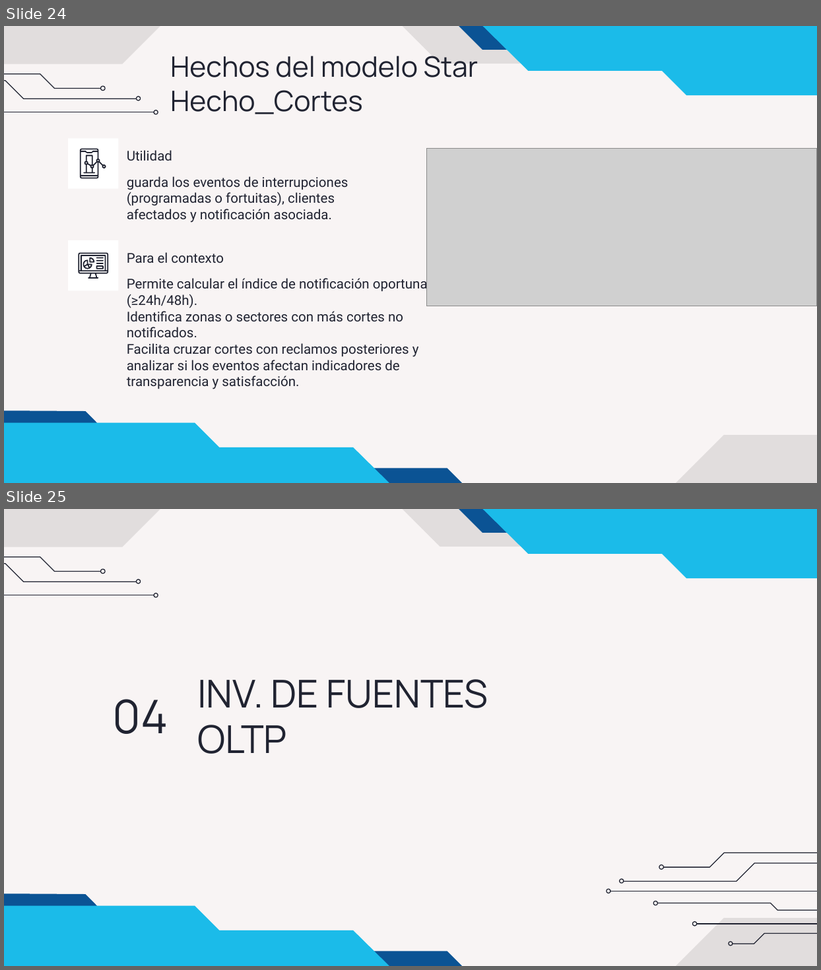
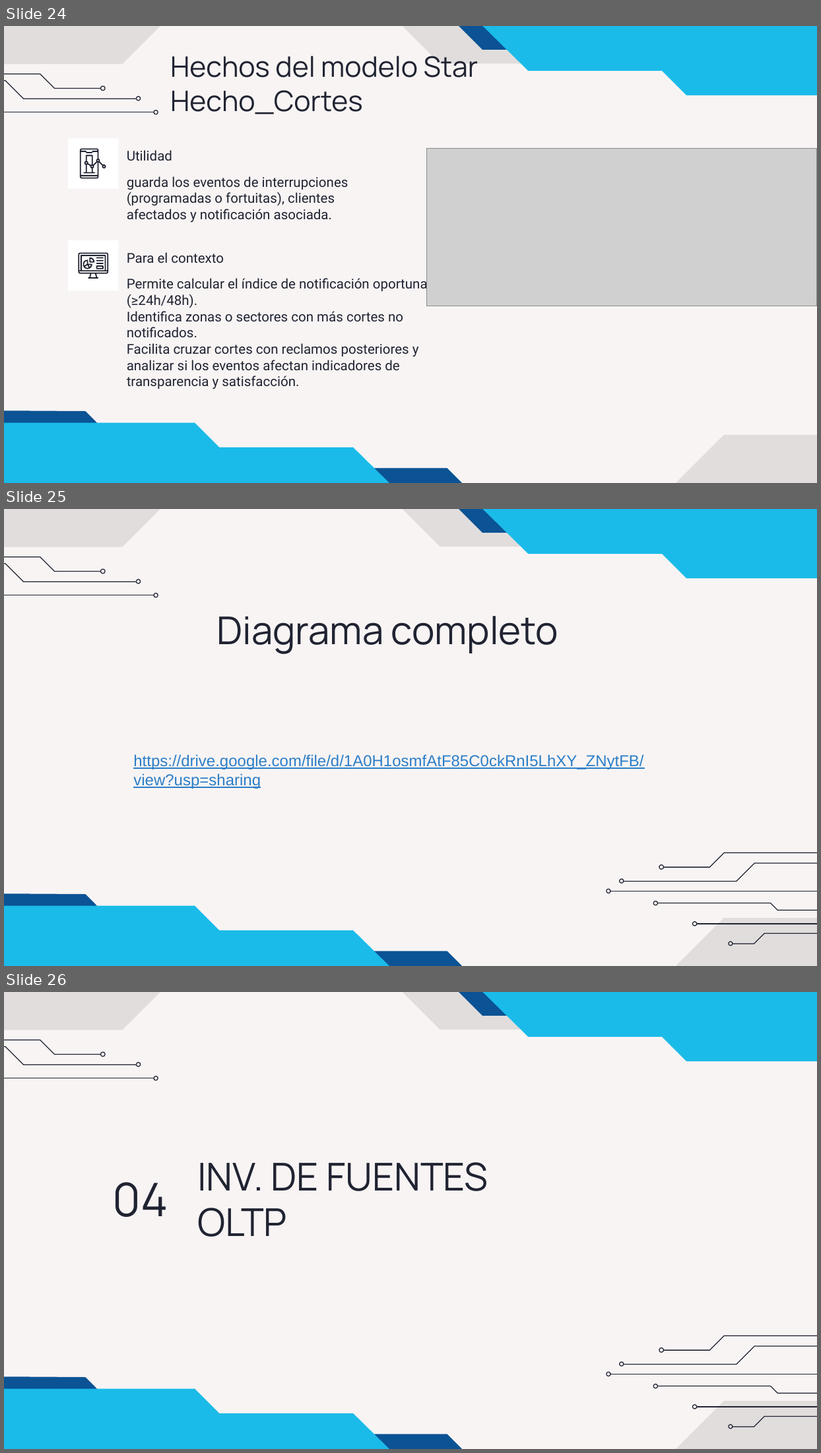
Before and after one commit to Mikhael16/SI807---Inteligencia-de-Negocios, a slide deck: Entregable - PC2/Luz del Sur - Práctica 2.pptx. Shown one above the other, each under a label of ours: slides 24 and 25 before the commit, slides 24, 25 and 26 after it. The pictures are 821x970 and 821x1453 pixels, drawn with LibreOffice and Linux fonts; fonts in the diff are those of the drawing; grey boxes stand for pictures. Boxes give left, top, right and bottom in pixels: in the first picture for what was removed or moved away, otherwise in the second. Text is boxed around its words. In the diff, an @@ line names an element or a change of style, - is before the commit and + after.

```diff
--- a/Entregable - PC2/Luz del Sur - Práctica 2.pptx
+++ b/Entregable - PC2/Luz del Sur - Práctica 2.pptx
@@ slide 25 added at box(4, 509, 817, 966), background #F8F4F4; not listed: 13 template elements that a slide beside it also shows @@
@@ title added at box(217, 616, 558, 654), 34 pt, text #202331 @@
+Diagrama completo
@@ text added at box(133, 755, 644, 789), 14 pt, text #2C7EC7, underline @@
+https://drive.google.com/file/d/1A0H1osmfAtF85C0ckRnI5LhXY_ZNytFB/view?usp=sharing
@@ group added at box(607, 853, 817, 946): 6 ellipses, 4 freeform shapes, 2 lines @@
@@ what was slide 25 is now slide 26 @@
```
Also in this commit, not shown: 8 slides changed, 1 other file.
